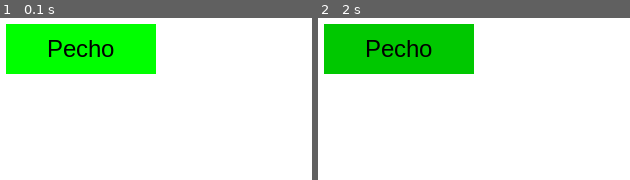
Above: before the commit, frames 1-2 (left to right).
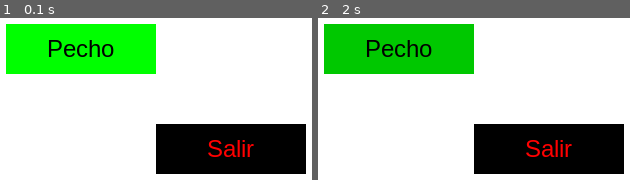
Above: after the commit, the same moments.

Repository: fetex/APP-WORKOUT---PYGAME
Game: pygame game, started from main.py
Same seed, same stepped clock (60 frames per second), same inputs: the game is played once before the commit and once after it.
Inputs (mouse positions are in pixels of both pictures, inside the frame that each line leads up to):
- Up to frame 1 (0.1 s): no input
- Up to frame 2 (2 s): click "Pecho" at 0.38 s; click (626, 163) at 0.72 s; click (377, 34) at 1.05 s; click (outside the picture) at 1.38 s; click (outside the picture) at 1.72 s

The runs differ from the first frame. In frame 1, 15% of the frame differs, in the area x 50-99%, y 65-97%; in frame 2, 15%.

Commit message:
Add "Salir" button to exit the program

Diff:
--- a/main.py
+++ b/main.py
@@ -13,6 +13,7 @@
 BLACK = (0, 0, 0)
 GREEN = (0, 255, 0)
 GREEN_BLACK = (0, 200, 0)
+RED = (255, 0, 0)
 
 #Size window
 WIDTH = 800
@@ -48,18 +49,21 @@
         color_buttom = GREEN
 
     #Dibujar botones
-    draw_button(100, 200, 150, 50, color_buttom, 'Pecho', BLACK)
+    draw_button(100, 200, 150, 50, color_buttom, 'Pecho', BLACK) #Boton pecho
+    draw_button(250, 300, 150, 50, BLACK, 'Salir', RED) #Boton salir
 
     #Obtener eventos
     for event in pygame.event.get():
         if event.type == pygame.QUIT:
             running = False
 
-        # Detectar click en boton
+        # Detectar click en boton rutina pecho
         if event.type == pygame.MOUSEBUTTONDOWN:
             if 100 <= mouse_pos[0] <= 250 and 200 <= mouse_pos[1] <= 250:
                 print('Click en boton pecho')
 
+            if 250 <= mouse_pos[0] <= 400 and 300 <= mouse_pos[1] <= 350:
+                running = False
 
     #Actualizar pantalla
     pygame.display.update()
